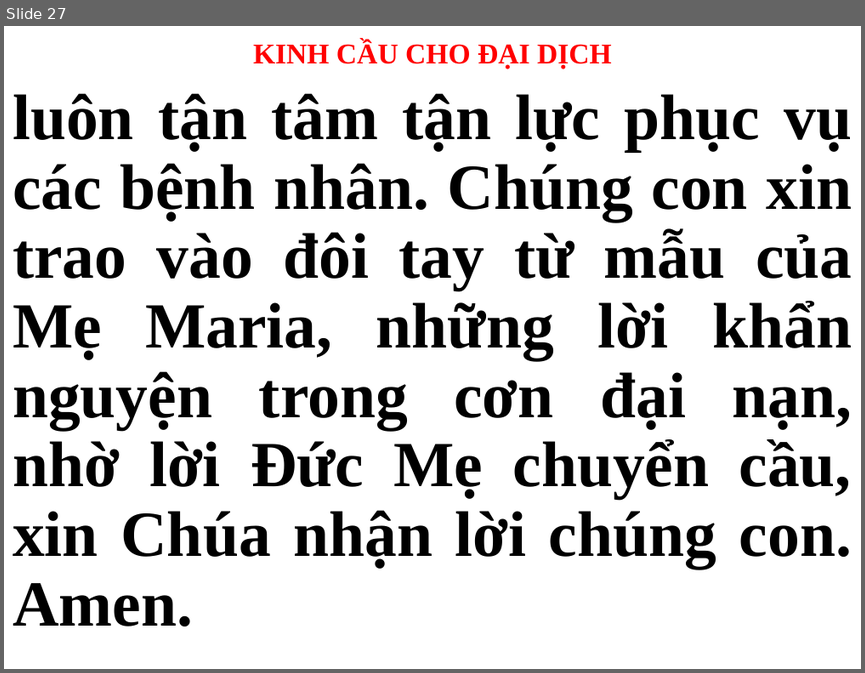
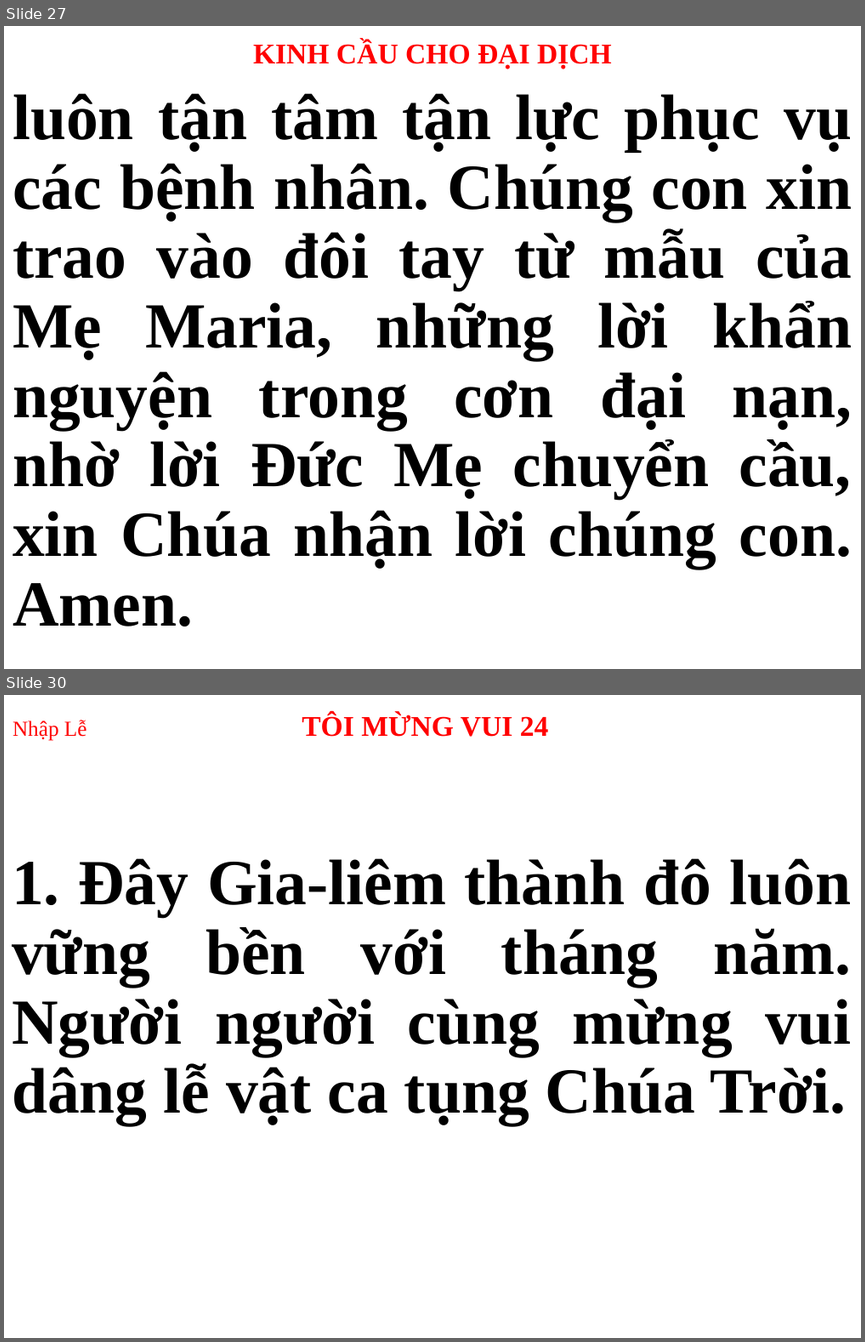
Before and after one commit to webfullstack99/usb-songs, a slide deck: CN.pptx. Shown one above the other, each under a label of ours: slide 27 before the commit, slides 27 and 30 after it; the slides between them are not shown. The pictures are 865x673 and 865x1342 pixels, drawn with LibreOffice and Linux fonts; fonts in the diff are those of the drawing. Boxes give left, top, right and bottom in pixels: in the first picture for what was removed or moved away, otherwise in the second. Text is boxed around its words. In the diff, an @@ line names an element or a change of style, - is before the commit and + after.

```diff
--- a/CN.pptx
+++ b/CN.pptx
@@ slide 30 added at bbox=[4, 695, 861, 1338], background #FFFFFF @@
@@ title added at bbox=[12, 713, 549, 741], 24 pt, text #FF0000, bold @@
+Nhập Lễ TÔI MỪNG VUI 24
@@ subtitle added at bbox=[12, 858, 851, 1125], 54 pt, text #000000, bold @@
+1. Đây Gia-liêm thành đô luôn vững bền với tháng năm. Người người cùng mừng vui dâng lễ vật ca tụng Chúa Trời.
```
Also in this commit, not shown: 2 slides changed, 43 other slides added, 31 slides removed.
